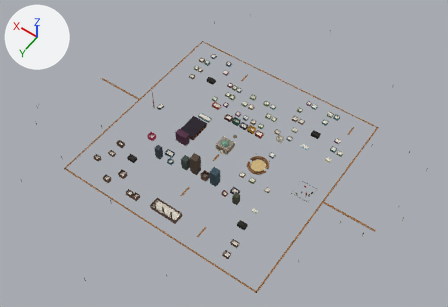
What one commit did to the glTF model swamp-city-assets/city-a.glb.
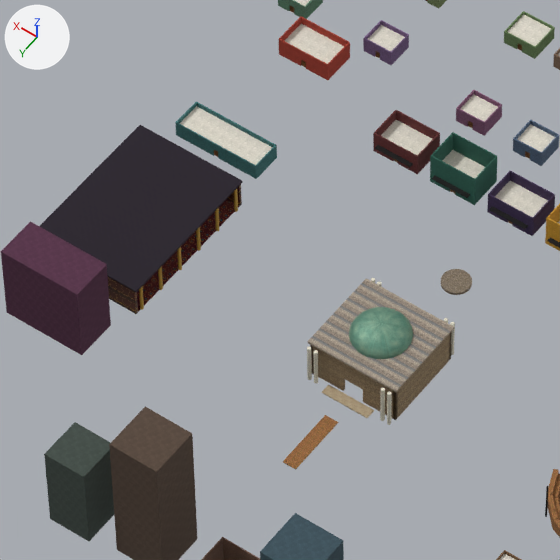
Each version is shown whole from a camera (50 mm lens) standing at (-428.0, 623.0, 927.0) and looking at (-5.0, 32.0, -2.0), then close up on the part from 39% to 56% of the width and 32% to 56% of the height. Lighting does not change. The marker at upper left points along +X, +Y and +Z. The last two pictures show the newer version. Vertices at exactly the same position are counted once.

Objects in the first close-up: 'city-a'.
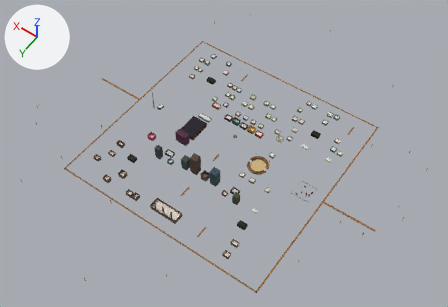
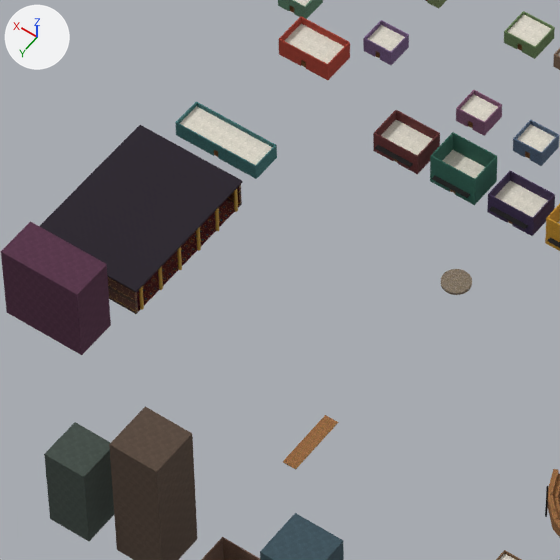
What differs and where, as boxes (x1, y1, x2, y2) in the close-ups (560 x 560 px):
```json
{"part": 1, "of": "me_city_a", "change": "deleted", "before": [307, 278, 455, 425]}
```

Scene script edits in JSON lines:
```json
{"block": "me_city_a", "where": "# used by ob_city_a; location = (0.0, 0.0, 0.0)"}
{"op": "remove", "block": "me_city_a", "code": "me_city_a.from_pydata(...)  # 6595 vertices, 12228 faces; spans x -346.0..367.0, y -380.0..379.0, z -1.0..52.0"}
{"op": "add", "block": "me_city_a", "code": "me_city_a.from_pydata(...)  # 5920 vertices, 10948 faces; spans x -346.0..367.0, y -380.0..379.0, z -1.0..52.0"}
{"block": "me_city_a", "change": "me_city_a part 1: 13 loose pieces with 675 vertices, spanning x -14.0..14.0, y 4.0..36.0, z 0.0..17.0, are deleted"}
{"op": "remove", "block": "me_city_a", "code": "me_city_a.materials.append(mat_limestone__d8cbb0)"}
{"op": "remove", "block": "me_city_a", "code": "me_city_a.materials.append(mat_column__efe6d2)"}
{"op": "remove", "block": "me_city_a", "code": "me_city_a.materials.append(mat_marble)  # picture img_marble_jpg"}
{"op": "remove", "block": "me_city_a", "code": "me_city_a.materials.append(mat_cornice_stone)  # picture img_rocktrim_jpg"}
{"op": "remove", "block": "me_city_a", "code": "me_city_a.materials.append(mat_copper)  # picture img_copper_jpg"}
```
